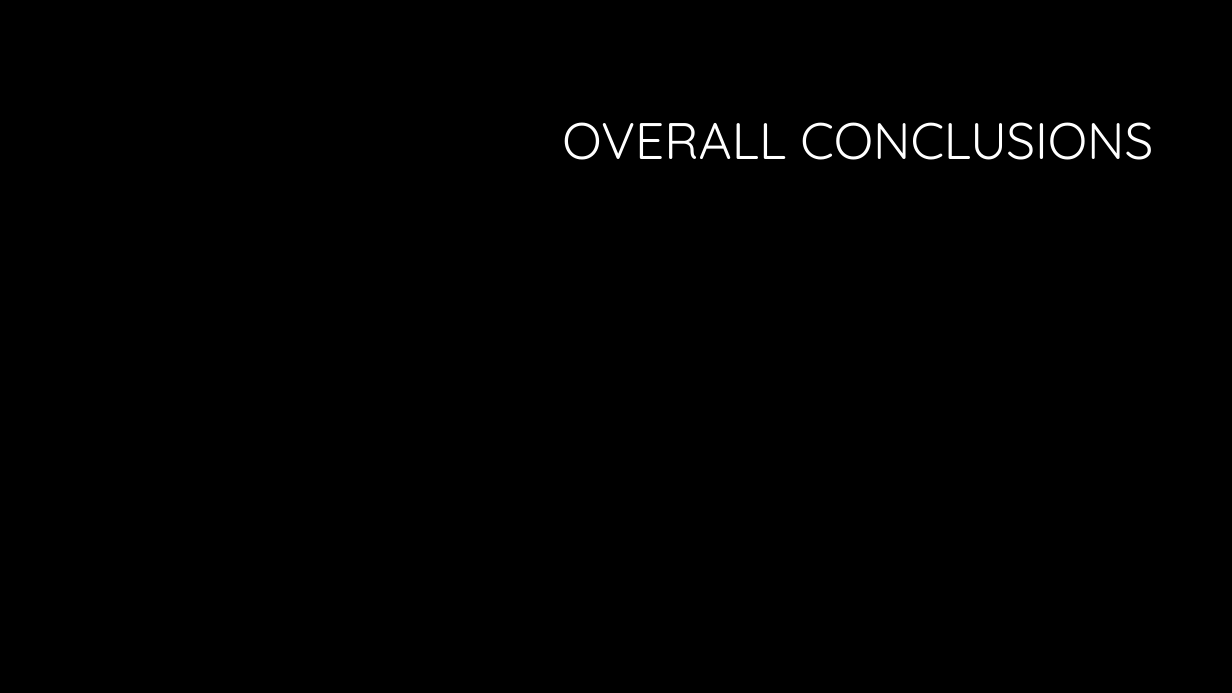
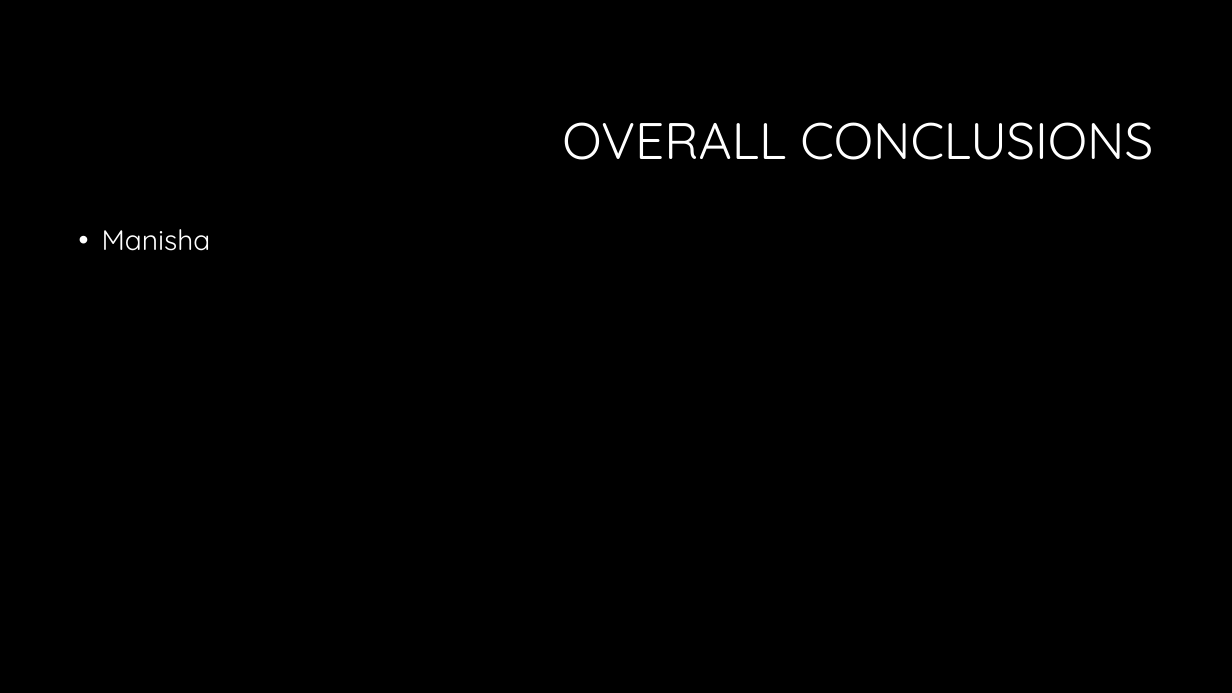
Before and after one commit to hendaman/project-1-challenge, a slide deck: slide 45 of Presentation/Exploring Mobility Patterns in Metropolitan Melbourne Presentation.pptx (slide 40 before the commit). Drawn at 1232x693 pixels with LibreOffice and Linux fonts; fonts in the diff are those of the drawing; background and template pictures are left out. Boxes give left, top, right and bottom in pixels: in the first picture for what was removed or moved away, otherwise in the second. Text is boxed around its words. In the diff, an @@ line names an element or a change of style, - is before the commit and + after.

```diff
--- a/Presentation/Exploring Mobility Patterns in Metropolitan Melbourne Presentation.pptx
+++ b/Presentation/Exploring Mobility Patterns in Metropolitan Melbourne Presentation.pptx
@@ text added at [102, 229, 211, 251], 22 pt, text #FFFFFF @@
+• Manisha
```
Also in this commit, not shown: 7 other slides changed, 5 slides added.
